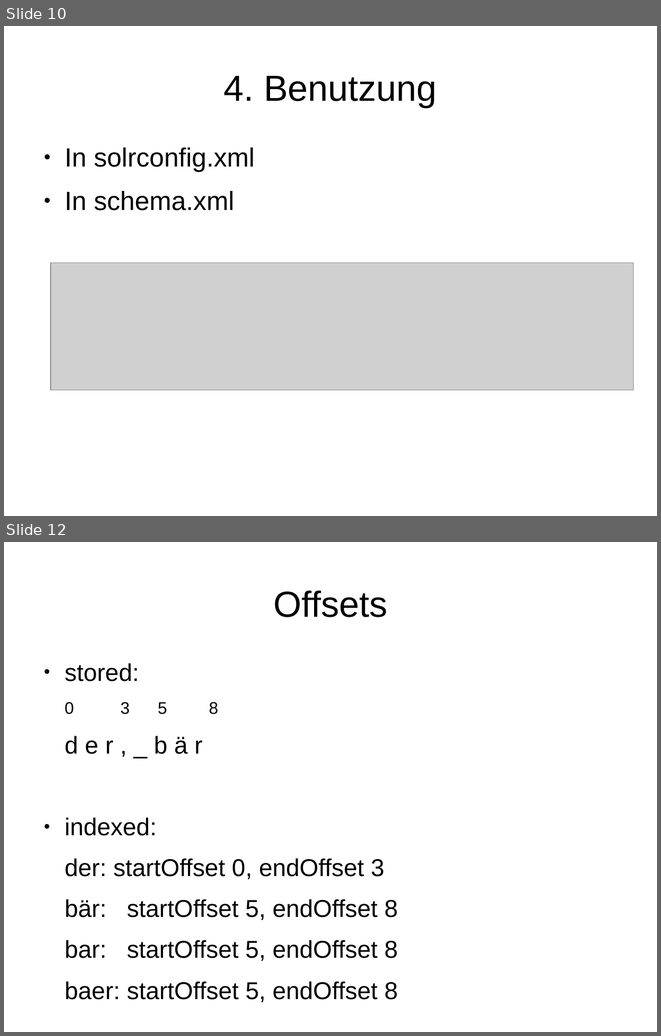
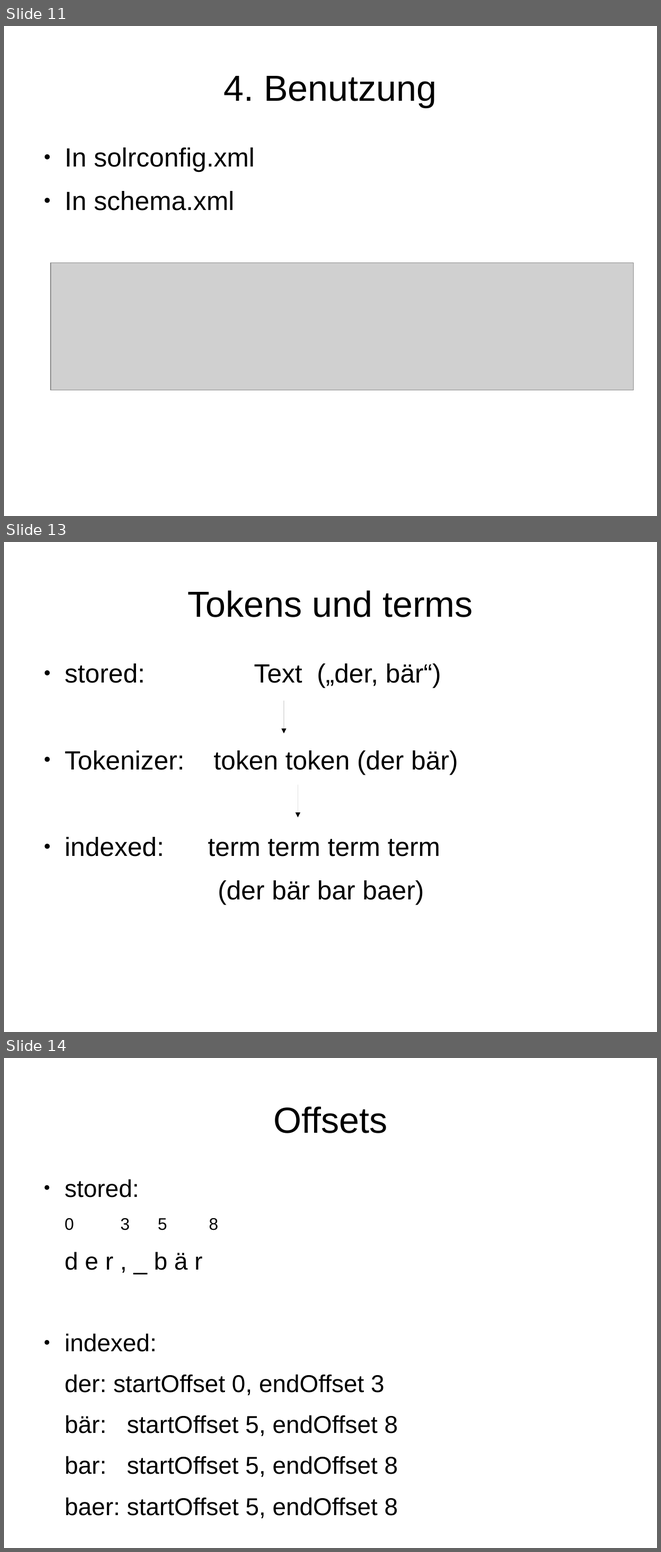
Before and after one commit to subugoe/solr-plugins-starterkit, a slide deck: solr-plugins.odp. Shown one above the other, each under a label of ours: slides 10 and 12 before the commit, slides 11, 13 and 14 after it; the slides between them are not shown. The pictures are 661x1036 and 661x1552 pixels, drawn with LibreOffice and Linux fonts; fonts in the diff are those of the drawing; grey boxes stand for pictures. Boxes give left, top, right and bottom in pixels: in the first picture for what was removed or moved away, otherwise in the second. Text is boxed around its words. In the diff, an @@ line names an element or a change of style, - is before the commit and + after.

```diff
--- a/solr-plugins.odp
+++ b/solr-plugins.odp
@@ slide 13 added at bbox=[4, 542, 657, 1032], background #FFFFFF @@
@@ title added at bbox=[187, 590, 473, 617], 44 pt, text #000000 @@
+Tokens und terms
@@ text added at bbox=[64, 663, 458, 904], 32 pt, text #000000 @@
+● stored: Text („der, bär“)
+● Tokenizer: token token (der bär)
+● indexed: term term term term
+(der bär bar baer)
@@ arrow added from (284, 701) to (284, 733), #000000 0 pt @@
@@ arrow added from (298, 784) to (298, 818), #000000 0 pt @@
@@ what was slide 10 is now slide 11 @@
@@ what was slide 12 is now slide 14 @@
```
Also in this commit, not shown: 1 slide changed, 2 other slides added, 2 other files.
